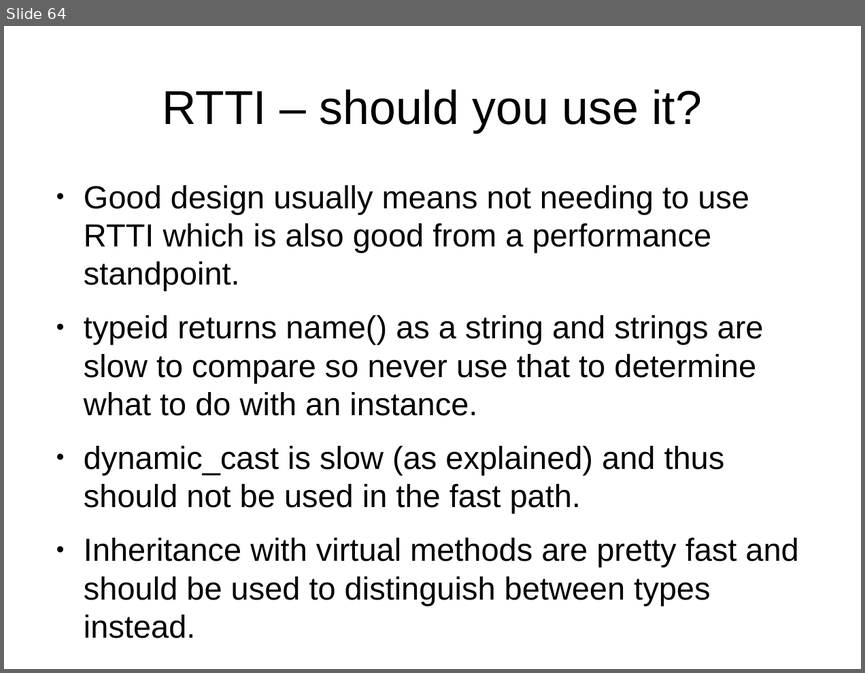
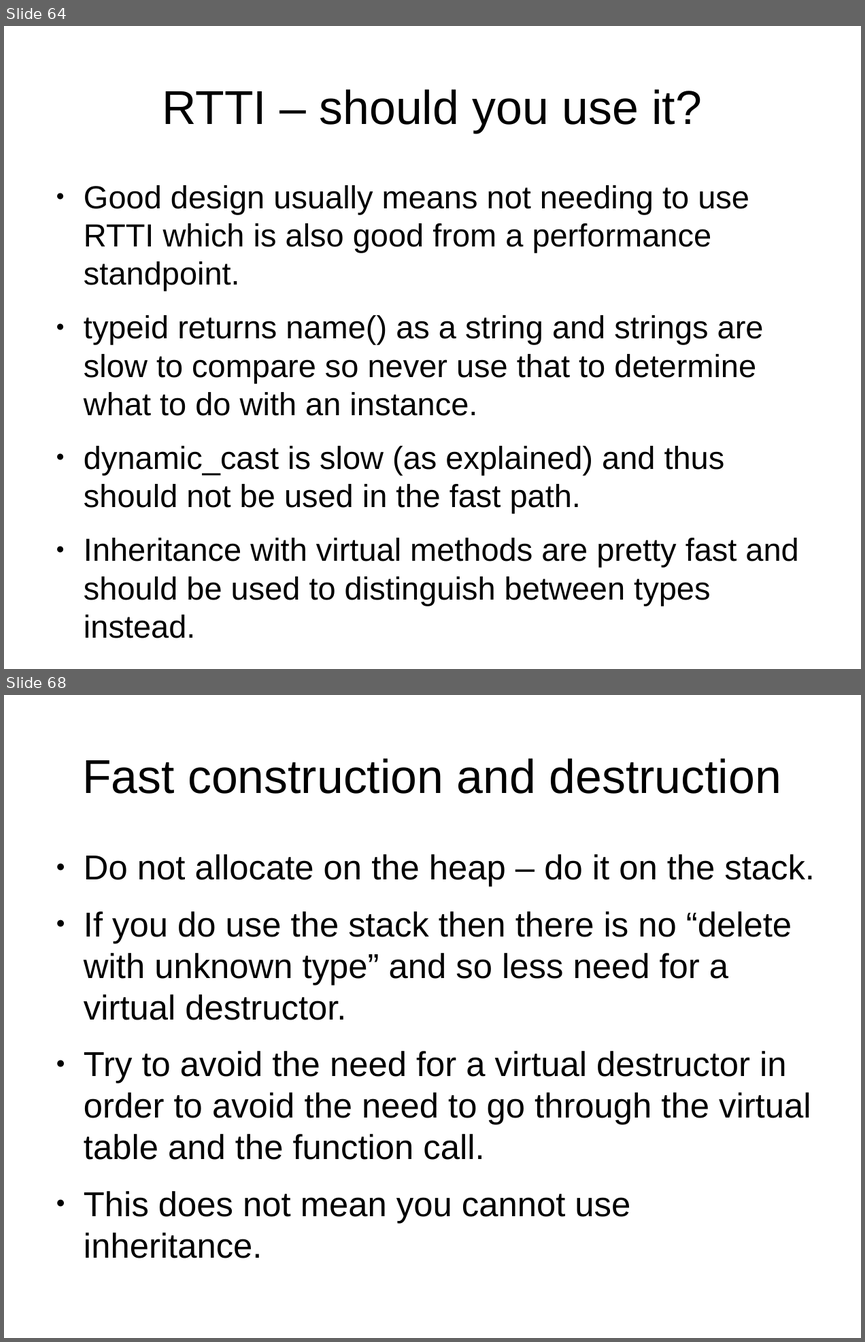
Before and after one commit to veltzer/demos, a slide deck: cpp/multi_core/effective_cplusplus.odp. Shown one above the other, each under a label of ours: slide 64 before the commit, slides 64 and 68 after it; the slides between them are not shown. The pictures are 865x673 and 865x1342 pixels, drawn with LibreOffice and Linux fonts; fonts in the diff are those of the drawing. Boxes give left, top, right and bottom in pixels: in the first picture for what was removed or moved away, otherwise in the second. Text is boxed around its words. In the diff, an @@ line names an element or a change of style, - is before the commit and + after.

```diff
--- a/cpp/multi_core/effective_cplusplus.odp
+++ b/cpp/multi_core/effective_cplusplus.odp
@@ slide 68 added at (4, 695, 861, 1338), background #FFFFFF @@
@@ title added at (82, 758, 781, 794), 44 pt, text #000000 @@
+Fast construction and destruction
@@ text added at (84, 854, 815, 1258), 32 pt, text #000000 @@
+● Do not allocate on the heap – do it on the stack.
+● If you do use the stack then there is no “delete with unknown type” and so less need for a virtual destructor.
+● Try to avoid the need for a virtual destructor in order to avoid the need to go through the virtual table and the function call.
+● This does not mean you cannot use inheritance.
```
Also in this commit, not shown: 12 other slides added, 1 other file.
